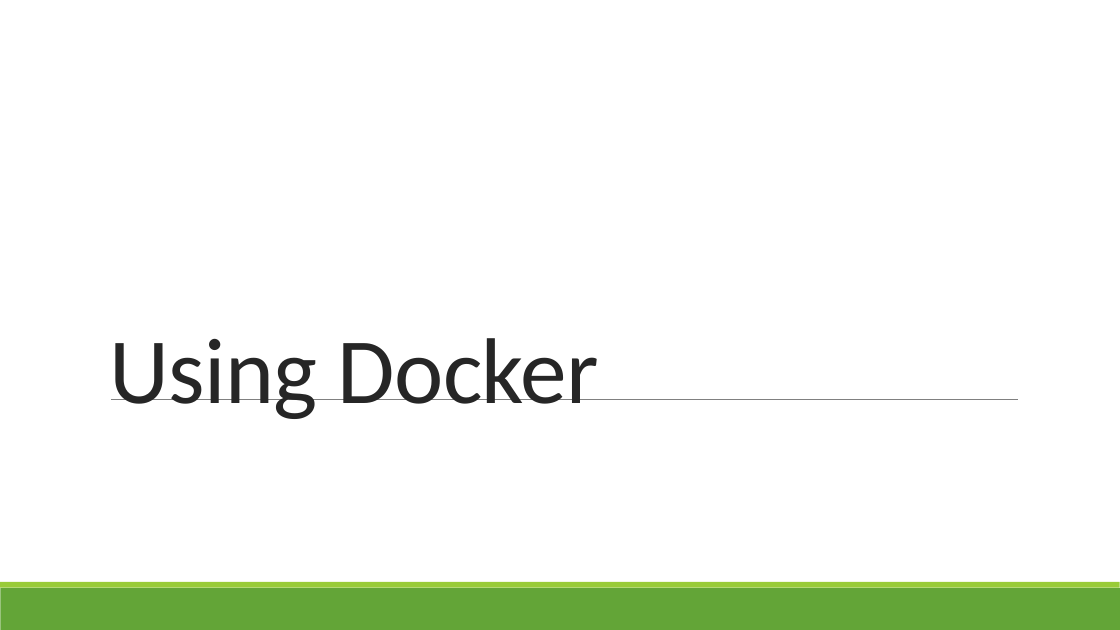
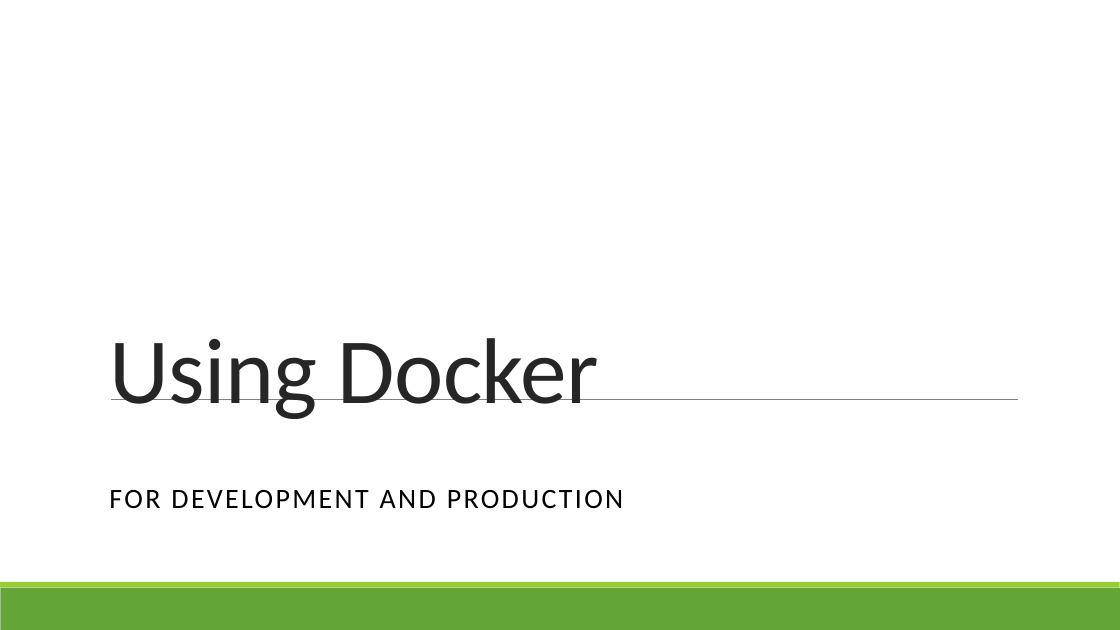
Before and after one commit to ClaytonHunt/UsingDockerForDevAndProd, a slide deck: slide 1 of Docker for Development and Production.pptx. Drawn at 1120x630 pixels with LibreOffice and Linux fonts; fonts in the diff are those of the drawing. Boxes give left, top, right and bottom in pixels: in the first picture for what was removed or moved away, otherwise in the second. Text is boxed around its words. In the diff, an @@ line names an element or a change of style, - is before the commit and + after.

```diff
--- a/Docker for Development and Production.pptx
+++ b/Docker for Development and Production.pptx
@@ subtitle added at [109,490,623,509], 24 pt, text #000000 @@
+FOR DEVELOPMENT AND PRODUCTION
```
Also in this commit, not shown: 1 slide added.
